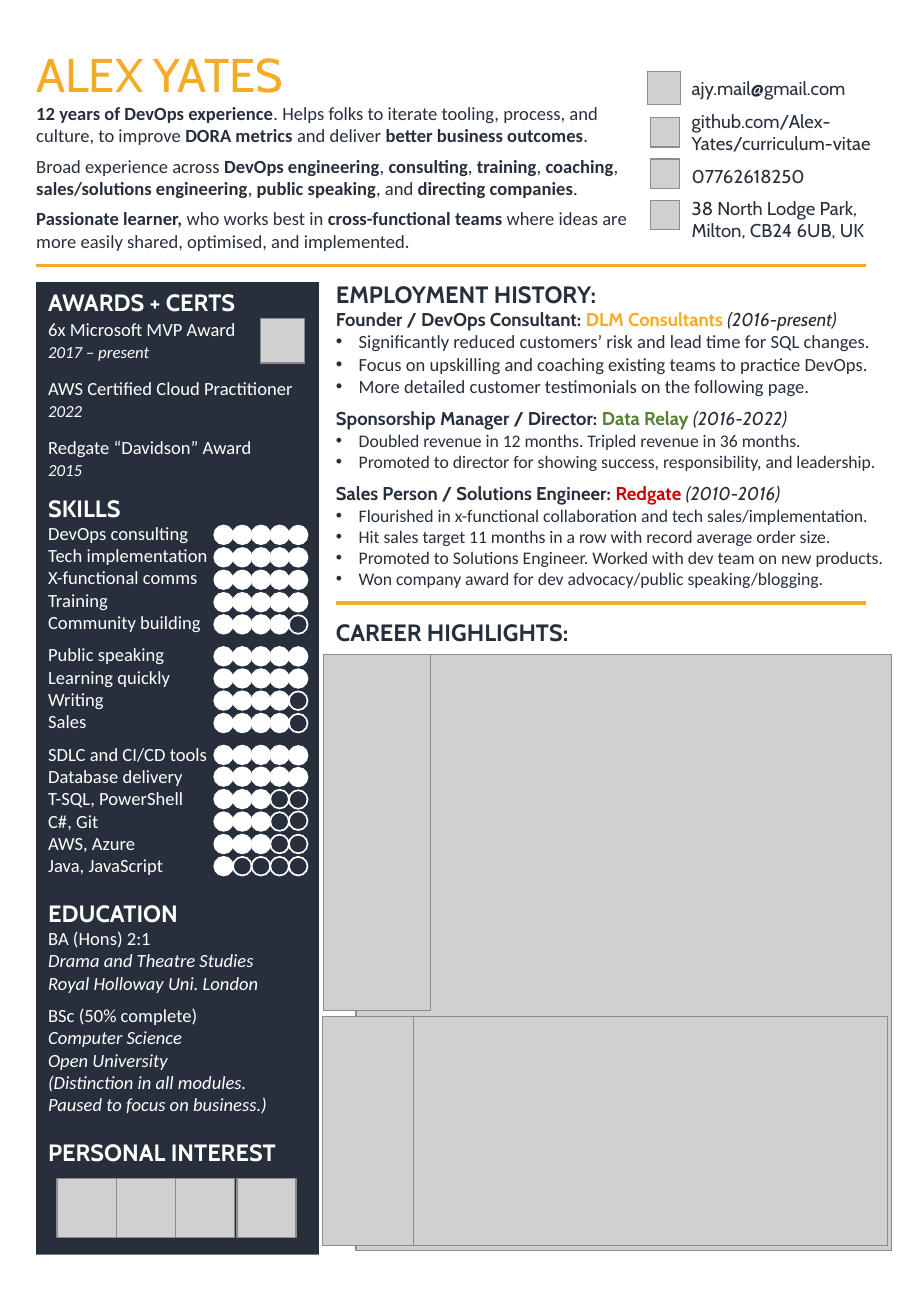
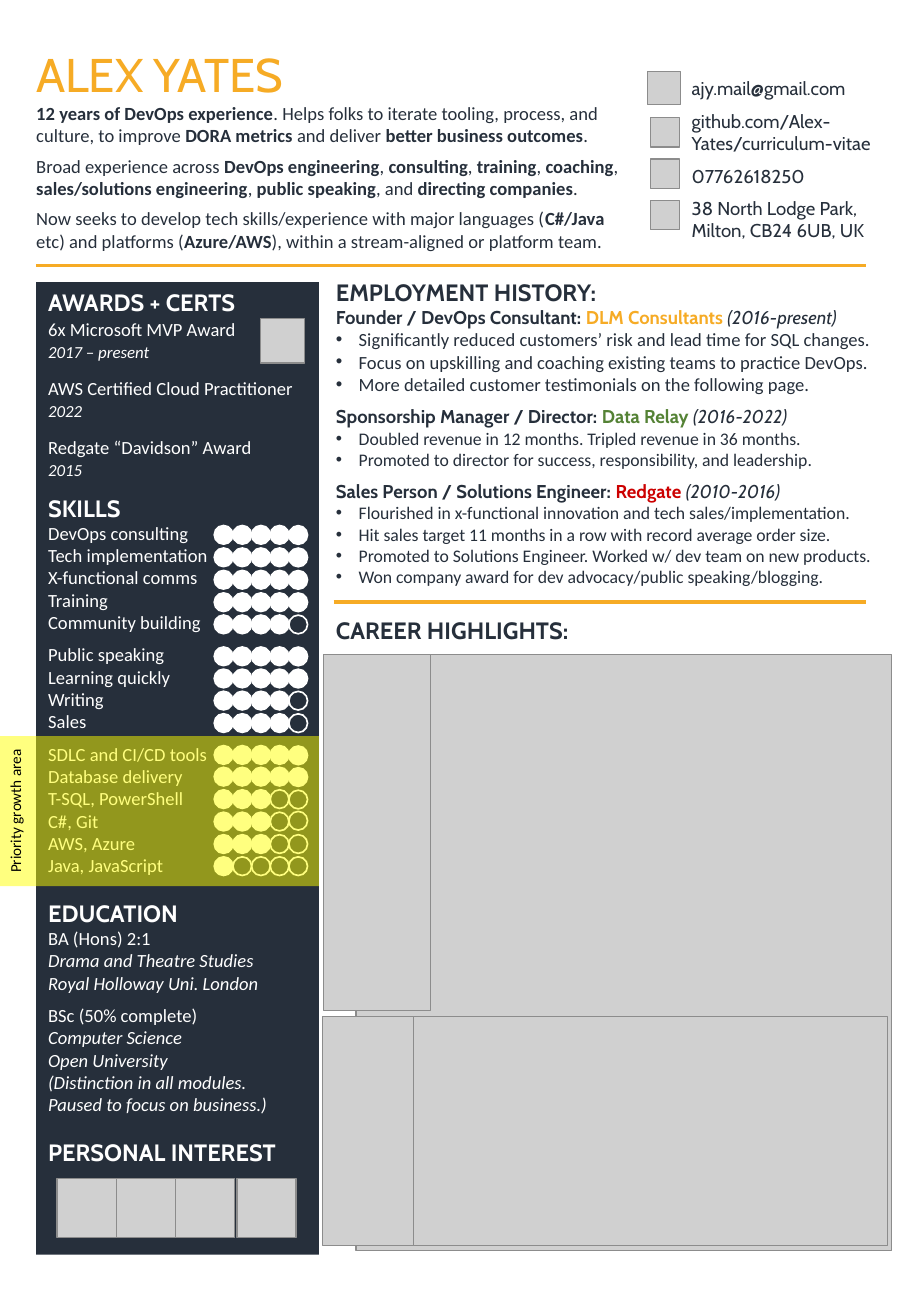
Before and after one commit to Alex-Yates/curriculum-vitae, a slide deck: slide 1 of src/CV_AlexYates_EMEA.pptx. Drawn at 911x1316 pixels with LibreOffice and Linux fonts; fonts in the diff are those of the drawing; grey boxes stand for pictures. Boxes give left, top, right and bottom in pixels: in the first picture for what was removed or moved away, otherwise in the second. Text is boxed around its words. In the diff, an @@ line names an element or a change of style, - is before the commit and + after.

```diff
--- a/src/CV_AlexYates_EMEA.pptx
+++ b/src/CV_AlexYates_EMEA.pptx
@@ text at <box>36,211,604,251</box>: text changed @@
-Passionate learner, who works best in cross-functional teams where ideas are more easily shared, optimised, and implemented.
+Now seeks to develop tech skills/experience with major languages (C#/Java etc) and platforms (Azure/AWS), within a stream-aligned or platform team.
@@ text at <box>359,453,812,469</box>: text changed @@
-• Promoted to director for showing success, responsibility, and leadership.
+• Promoted to director for success, responsibility, and leadership.
@@ text at <box>359,506,850,522</box>: text changed @@
-• Flourished in x-functional collaboration and tech sales/implementation.
+• Flourished in x-functional innovation and tech sales/implementation.
@@ text at <box>359,549,871,565</box>: text changed @@
-• Promoted to Solutions Engineer. Worked with dev team on new products.
+• Promoted to Solutions Engineer. Worked w/ dev team on new products.
@@ rectangle added at <box>0,736,319,887</box>, fill #FFFF00 at 50% opacity, 9 pt, text #000000 @@
+Priority growth area
```
Also in this commit, not shown: 3 other files.
